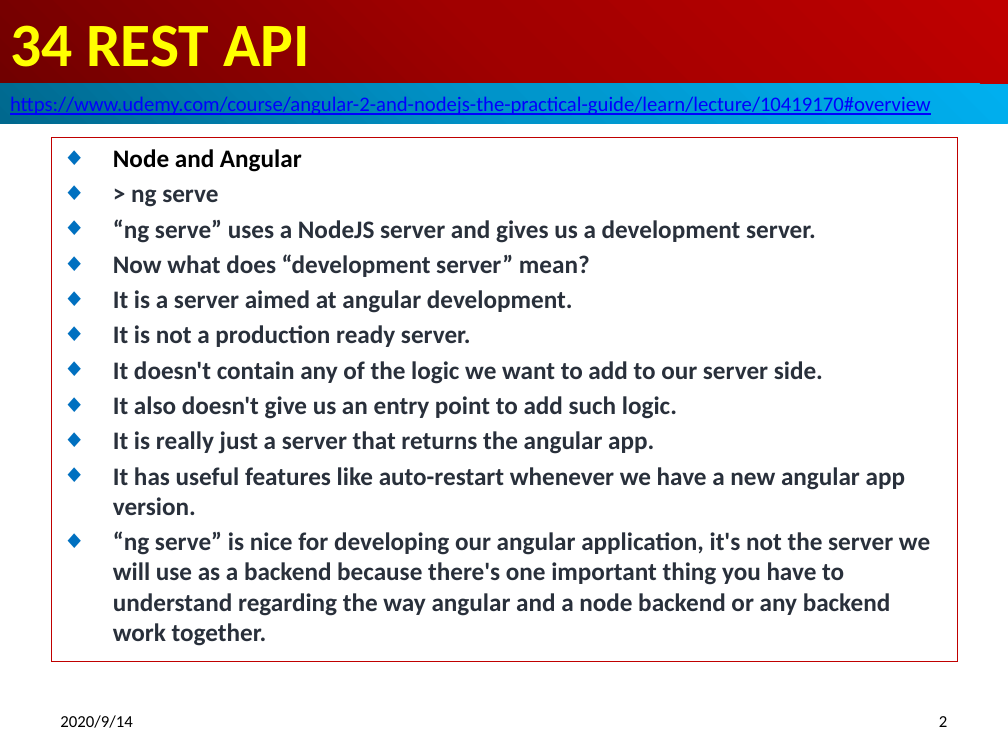
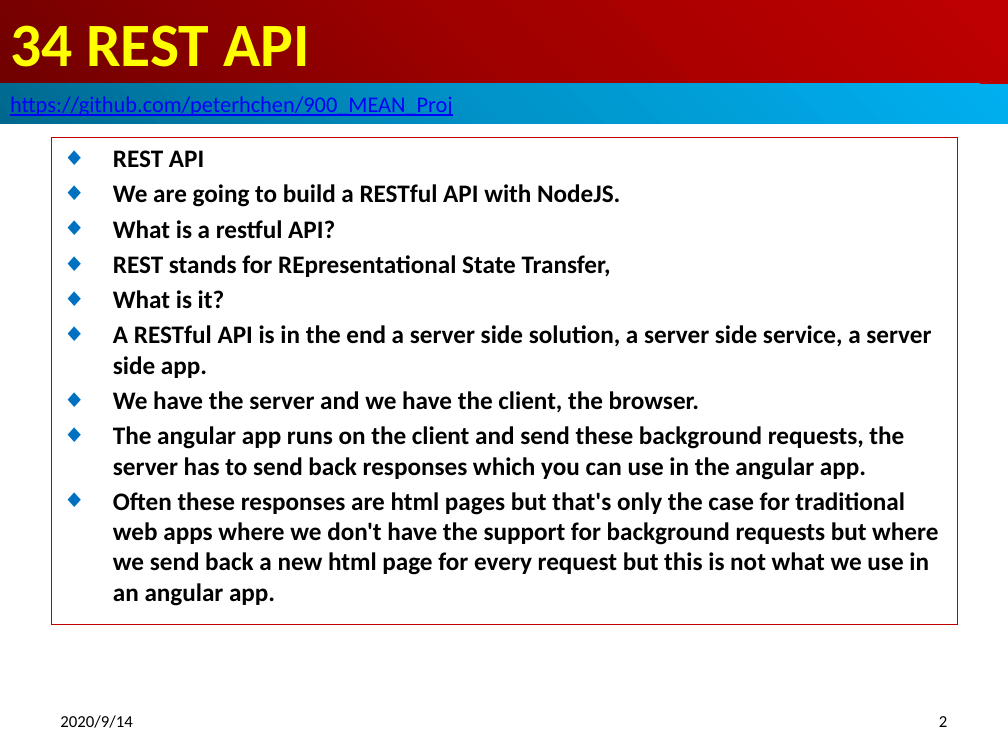
Before and after one commit to peterhchen/900_MEAN_Proj, a slide deck: slide 2 of Sec03_034_RestApi.pptx. Drawn at 1008x756 pixels with LibreOffice and Linux fonts; fonts in the diff are those of the drawing. Boxes give left, top, right and bottom in pixels: in the first picture for what was removed or moved away, otherwise in the second. Text is boxed around its words. In the diff, an @@ line names an element or a change of style, - is before the commit and + after.

```diff
--- a/Sec03_034_RestApi.pptx
+++ b/Sec03_034_RestApi.pptx
@@ text in rectangle at (10,96,453,118): text changed; size 14.8 to 16 pt @@
-https://www.udemy.com/course/angular-2-and-nodejs-the-practical-guide/learn/lecture/10419170#overview
+https://github.com/peterhchen/900_MEAN_Proj
@@ subtitle "REST API": place and size @@
-subtitle "REST API" at (51,137,958,661)
+subtitle "REST API" at (51,137,958,624)
@@ subtitle at (113,150,938,606): text changed; text colour #29303B to #000000 @@
-◆ Node and Angular
-◆ > ng serve
-◆ “ng serve” uses a NodeJS server and gives us a development server.
-◆ Now what does “development server” mean?
-◆ It is a server aimed at angular development.
-◆ It is not a production ready server.
-◆ It doesn't contain any of the logic we want to add to our server side.
-◆ It also doesn't give us an entry point to add such logic.
-◆ It is really just a server that returns the angular app.
-◆ It has useful features like auto-restart whenever we have a new angular app version.
-◆ “ng serve” is nice for developing our angular application, it's not the server we will use as a backend because there's one important thing you have to understand regarding the way angular and a node backend or any backend work together.
+◆ REST API
+◆ We are going to build a RESTful API with NodeJS.
+◆ What is a restful API?
+◆ REST stands for REpresentational State Transfer,
+◆ What is it?
+◆ A RESTful API is in the end a server side solution, a server side service, a server side app.
+◆ We have the server and we have the client, the browser.
+◆ The angular app runs on the client and send these background requests, the server has to send back responses which you can use in the angular app.
+◆ Often these responses are html pages but that's only the case for traditional web apps where we don't have the support for background requests but where we send back a new html page for every request but this is not what we use in an angular app.
```
Also in this commit, not shown: 4 slides added, 2 other files.
